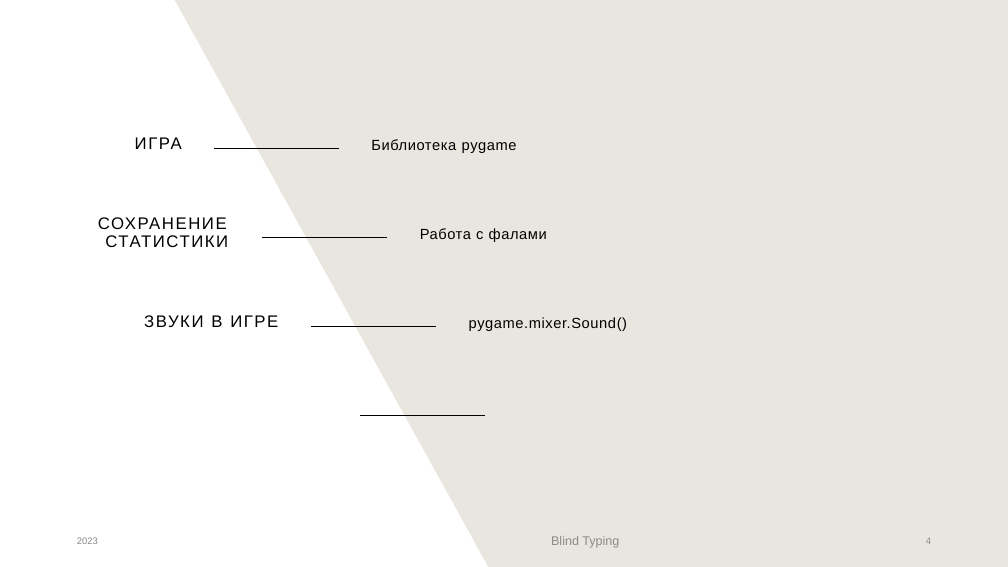
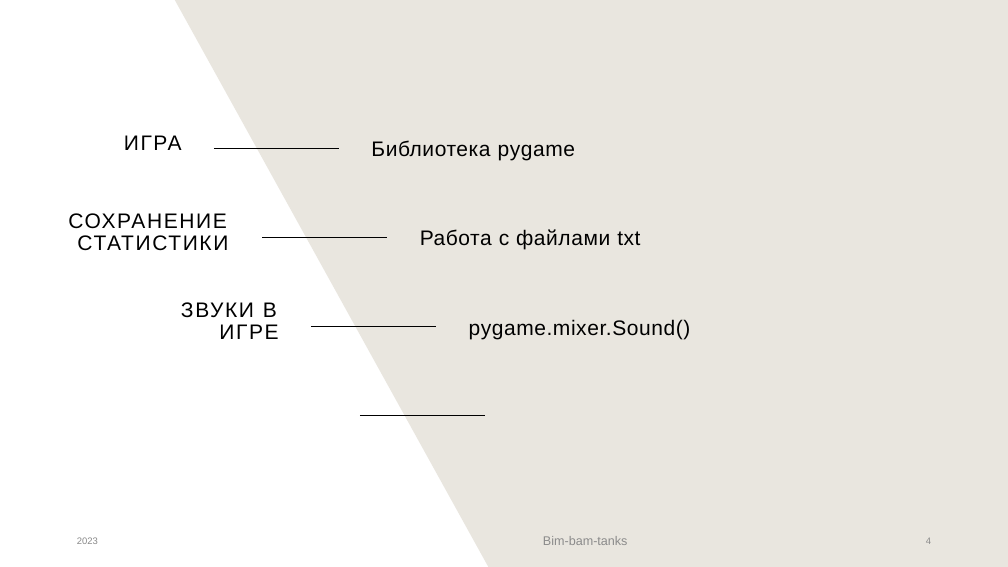
Before and after one commit to ImVladich/TanksBimAndBam, a slide deck: slide 4 of res_for_presentation/Blind Typing.pptx. Drawn at 1008x567 pixels with LibreOffice and Linux fonts; fonts in the diff are those of the drawing. Boxes give left, top, right and bottom in pixels: in the first picture for what was removed or moved away, otherwise in the second. Text is boxed around its words. In the diff, an @@ line names an element or a change of style, - is before the commit and + after.

```diff
--- a/res_for_presentation/Blind Typing.pptx
+++ b/res_for_presentation/Blind Typing.pptx
@@ text "Библиотека pygame" at box(371, 140, 575, 161): size 14 to 20 pt @@
@@ text at box(420, 229, 640, 250): text changed; size 14 to 20 pt @@
-Работа с фалами
+Работа с файлами txt
@@ size 16 to 20 pt in 3 elements at box(124, 135, 182, 150), box(68, 213, 228, 251), box(181, 302, 278, 339) @@
@@ text "pygame.mixer.Sound()" at box(469, 319, 691, 339): size 14 to 20 pt @@
@@ text at box(543, 536, 628, 545): text changed @@
-Blind Typing
+Bim-bam-tanks
```
Also in this commit, not shown: 3 other slides changed, 4 other files.
